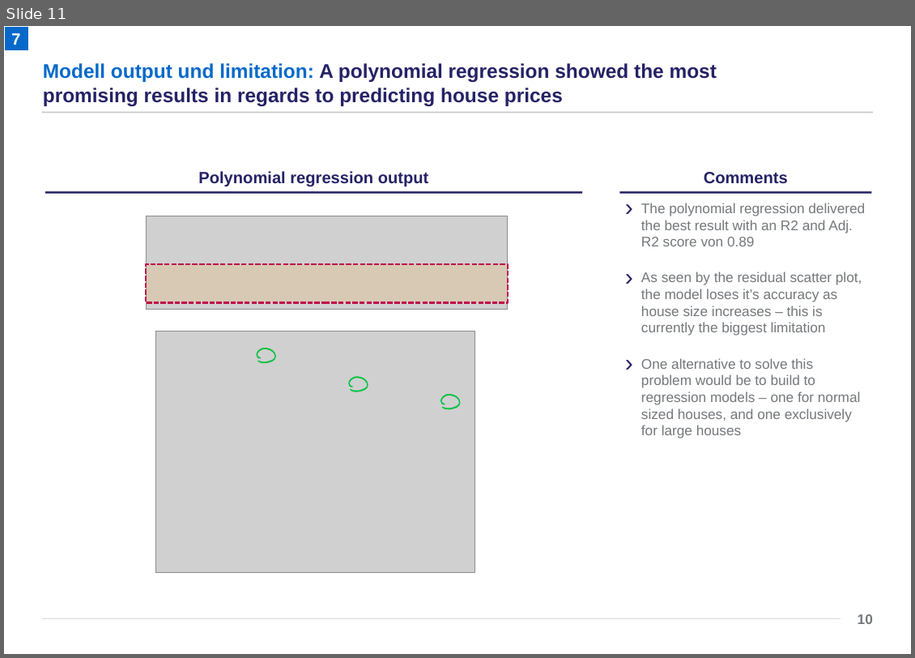
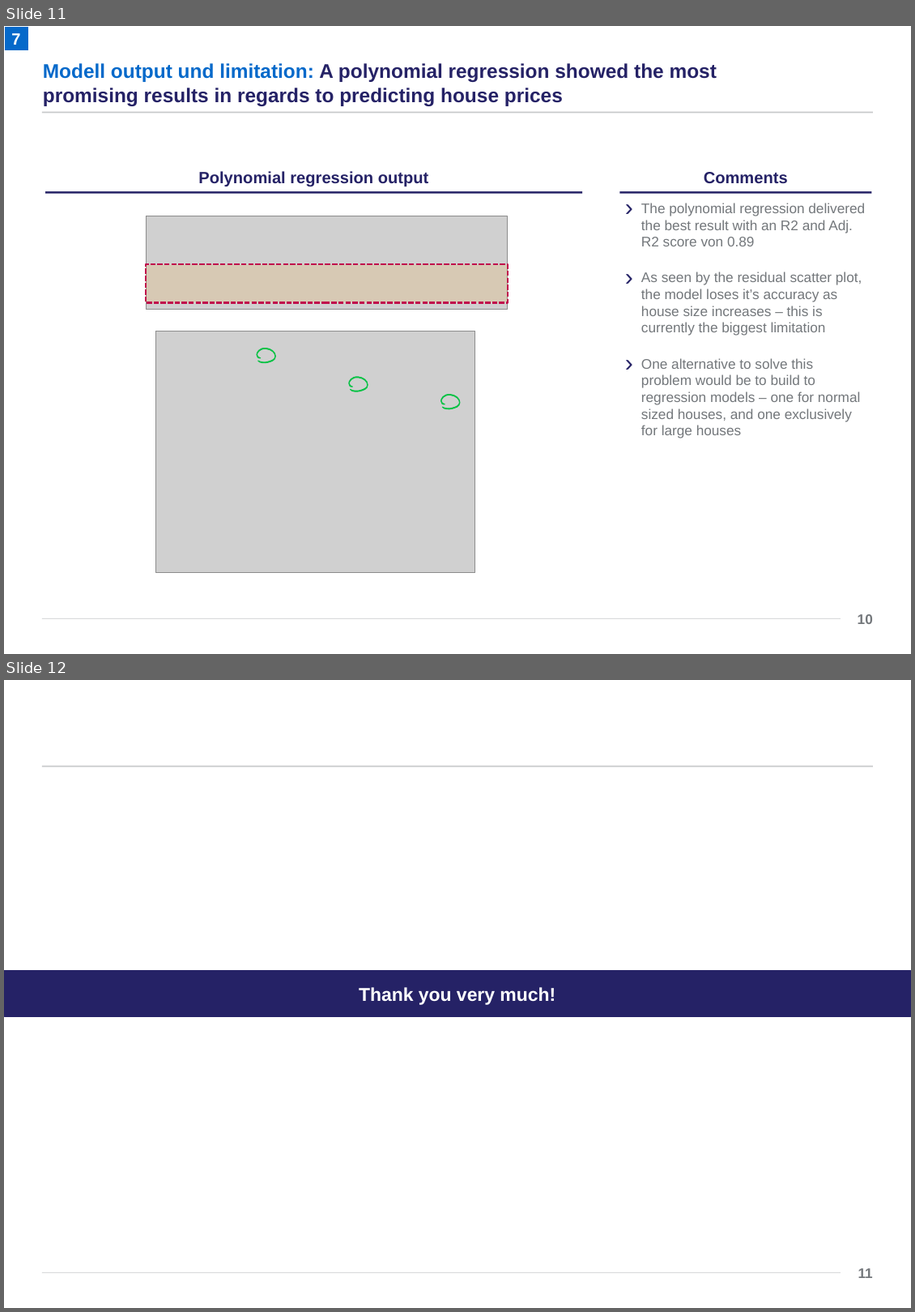
Before and after one commit to SDBrugman/data_mid_bootcamp_project_regression, a slide deck: 20210211_MidPresentation_vF.pptx. Shown one above the other, each under a label of ours: slide 11 before the commit, slides 11 and 12 after it. The pictures are 915x658 and 915x1312 pixels, drawn with LibreOffice and Linux fonts; fonts in the diff are those of the drawing; grey boxes stand for pictures; background and template pictures are left out. Boxes give left, top, right and bottom in pixels: in the first picture for what was removed or moved away, otherwise in the second. Text is boxed around its words. In the diff, an @@ line names an element or a change of style, - is before the commit and + after.

Commit message:
Update

```diff
--- a/20210211_MidPresentation_vF.pptx
+++ b/20210211_MidPresentation_vF.pptx
@@ slide 12 added at <box>4,680,911,1308</box>, background #FFFFFF; not listed: 3 template elements that a slide beside it also shows @@
@@ rectangle added at <box>4,971,911,1017</box>, fill #252266, outline #252266 0.25 pt, 16 pt, text #FFFFFF, bold @@
+Thank you very much!
```
